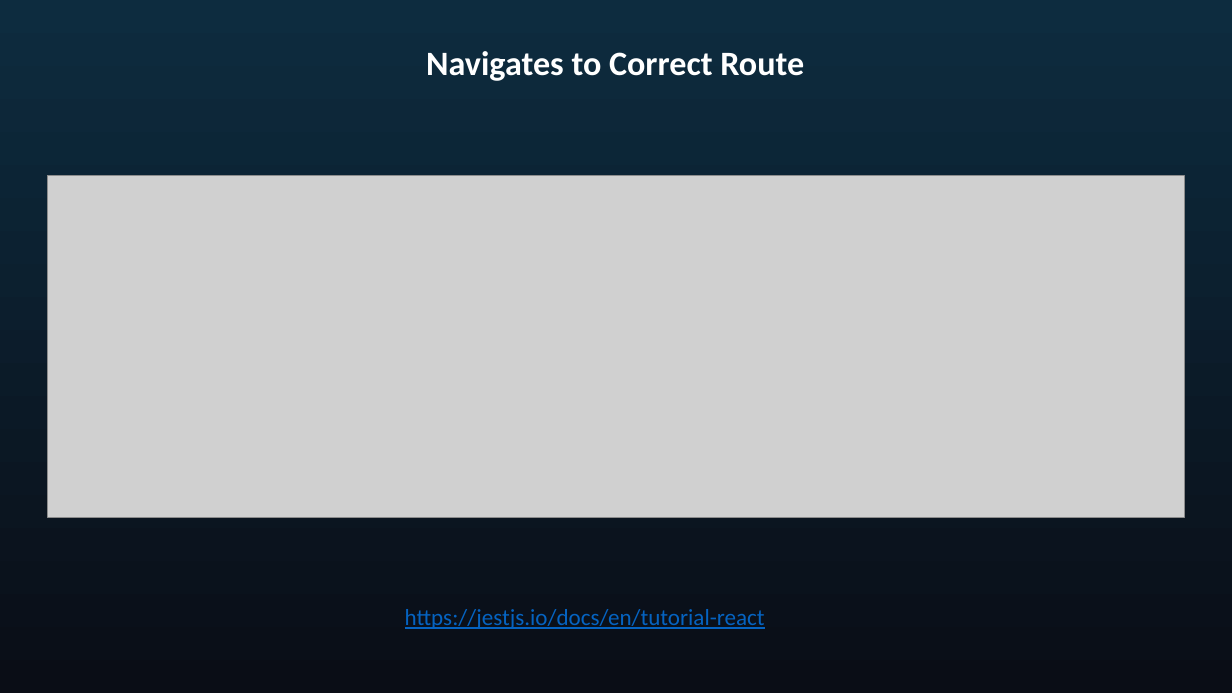
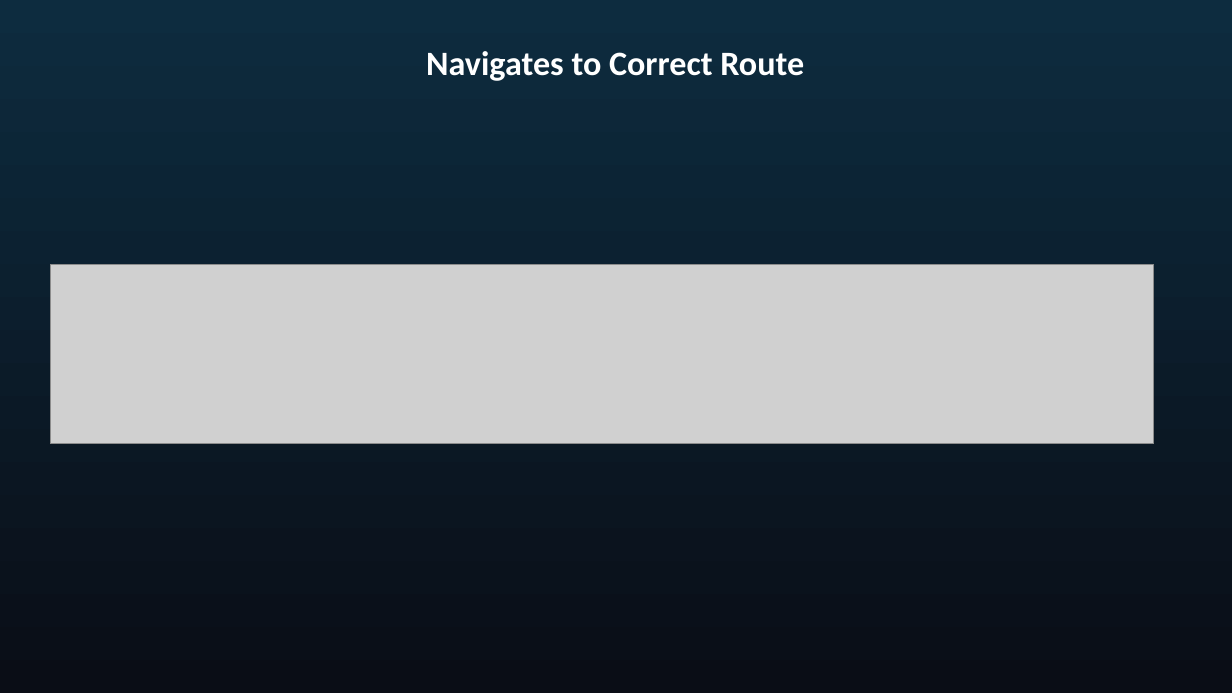
Before and after one commit to seblechernet/PowerPoint-Decks, a slide deck: slide 7 of 07 Testing with Jest.pptx. Drawn at 1232x693 pixels with LibreOffice and Linux fonts; fonts in the diff are those of the drawing; grey boxes stand for pictures. Boxes give left, top, right and bottom in pixels: in the first picture for what was removed or moved away, otherwise in the second. Text is boxed around its words. In the diff, an @@ line names an element or a change of style, - is before the commit and + after.

```diff
--- a/07 Testing with Jest.pptx
+++ b/07 Testing with Jest.pptx
@@ picture: place and size @@
-picture at [47,176,1185,517]
+picture at [50,264,1153,444]
@@ text removed at [405,609,765,629] @@
-https://jestjs.io/docs/en/tutorial-react
```
Also in this commit, not shown: 2 other slides changed.
